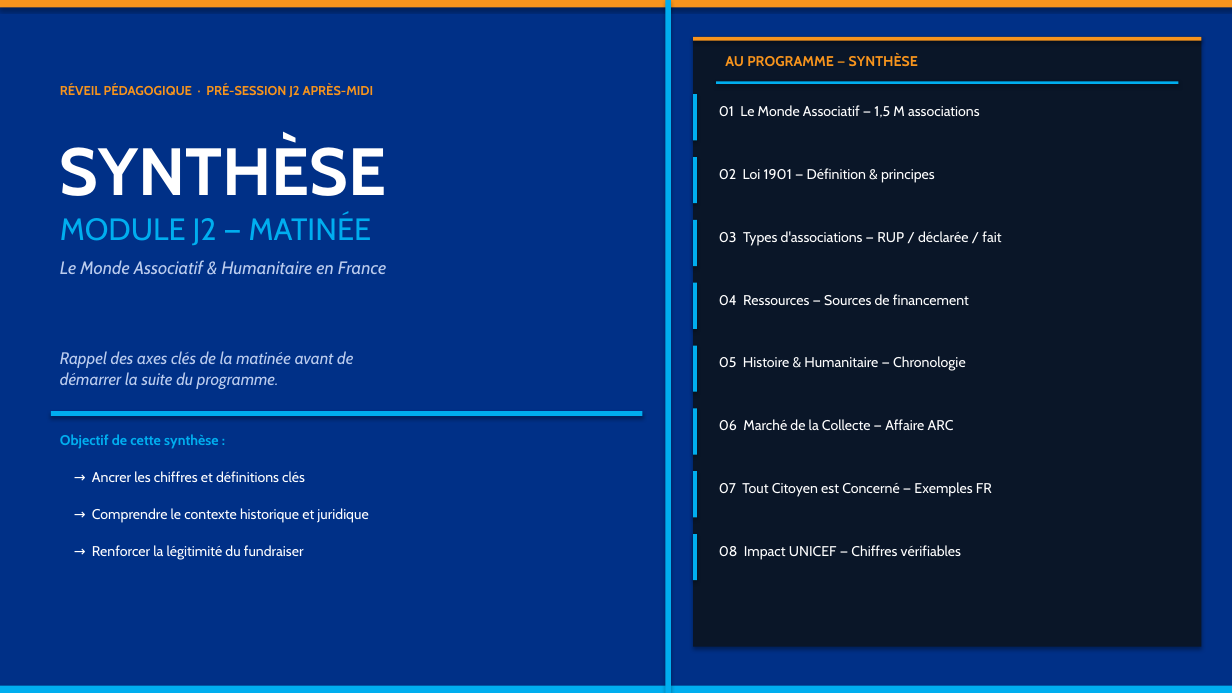
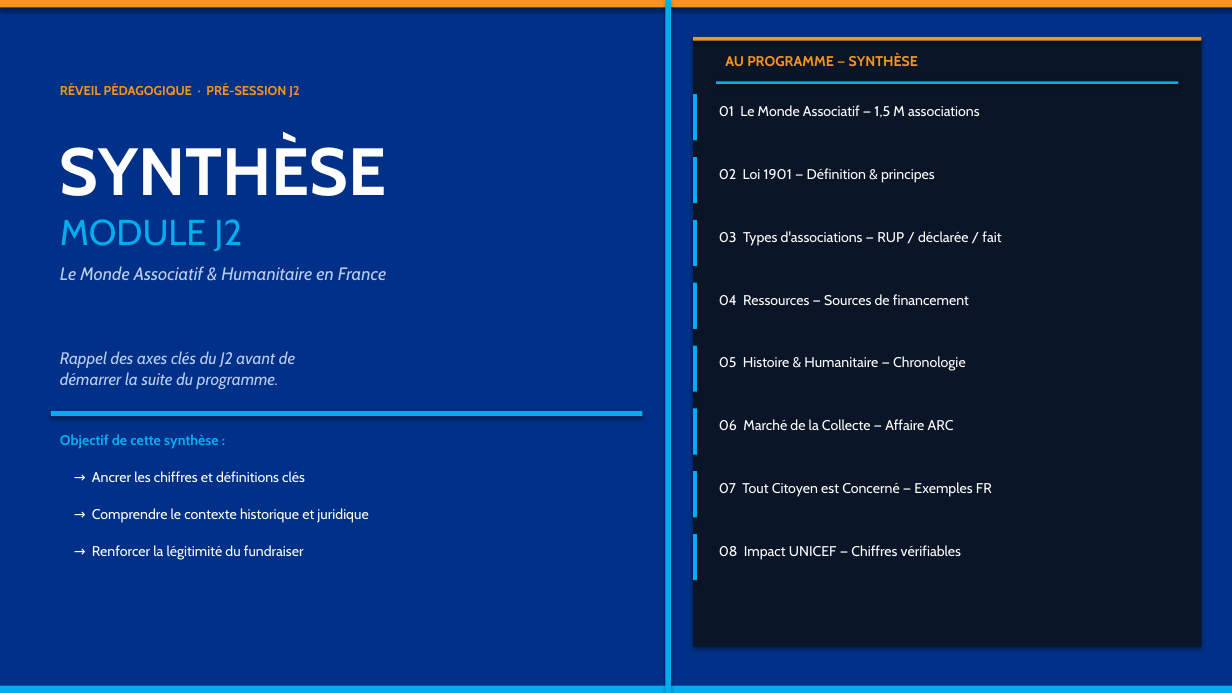
Before and after one commit to madsenfatou-code/fatou, a slide deck: slide 1 of Synthese_J2_Matin_Fidelis.pptx. Drawn at 1232x693 pixels with LibreOffice and Linux fonts; fonts in the diff are those of the drawing. Boxes give left, top, right and bottom in pixels: in the first picture for what was removed or moved away, otherwise in the second. Text is boxed around its words. In the diff, an @@ line names an element or a change of style, - is before the commit and + after.

```diff
--- a/Synthese_J2_Matin_Fidelis.pptx
+++ b/Synthese_J2_Matin_Fidelis.pptx
@@ text at (x1=60, y1=86, x2=299, y2=97): text changed @@
-RÉVEIL PÉDAGOGIQUE · PRÉ-SESSION J2 APRÈS-MIDI
+RÉVEIL PÉDAGOGIQUE · PRÉ-SESSION J2
@@ text at (x1=60, y1=219, x2=242, y2=251): text changed; size 24 to 28 pt @@
-MODULE J2 — MATINÉE
+MODULE J2
@@ text at (x1=60, y1=351, x2=295, y2=389): text changed @@
-Rappel des axes clés de la matinée avant de
-démarrer la suite du programme.
+Rappel des axes clés du J2 avant de
+démarrer la suite du programme.
```
Also in this commit, not shown: 3 other slides changed, 3 other files.
